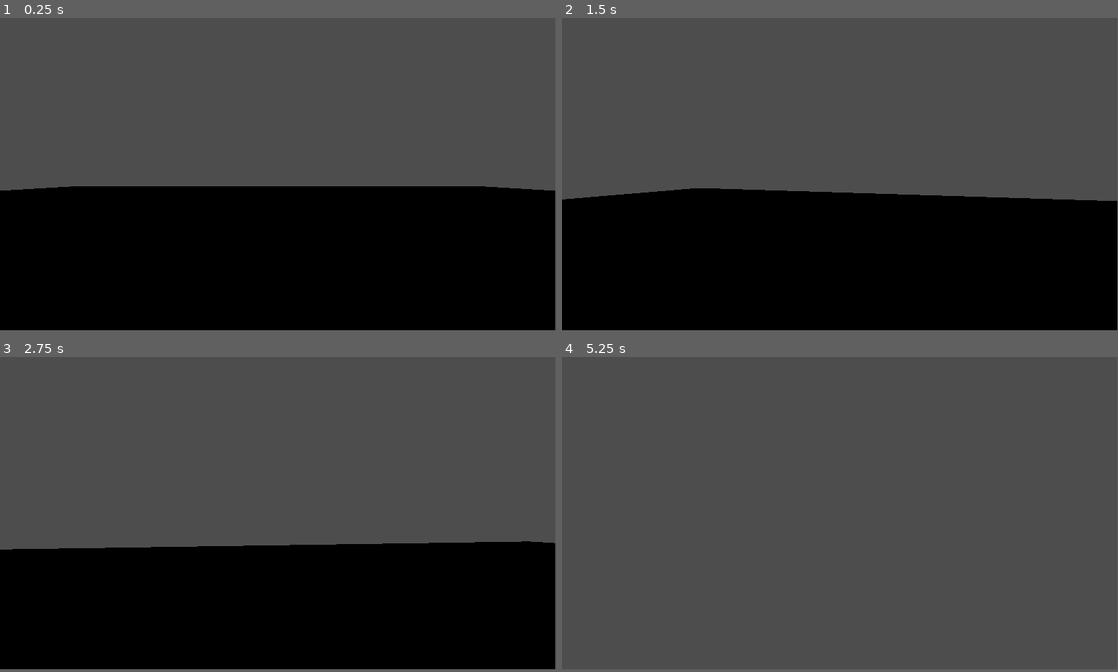
Above: before the commit, frames 1-4 (two rows, left to right).
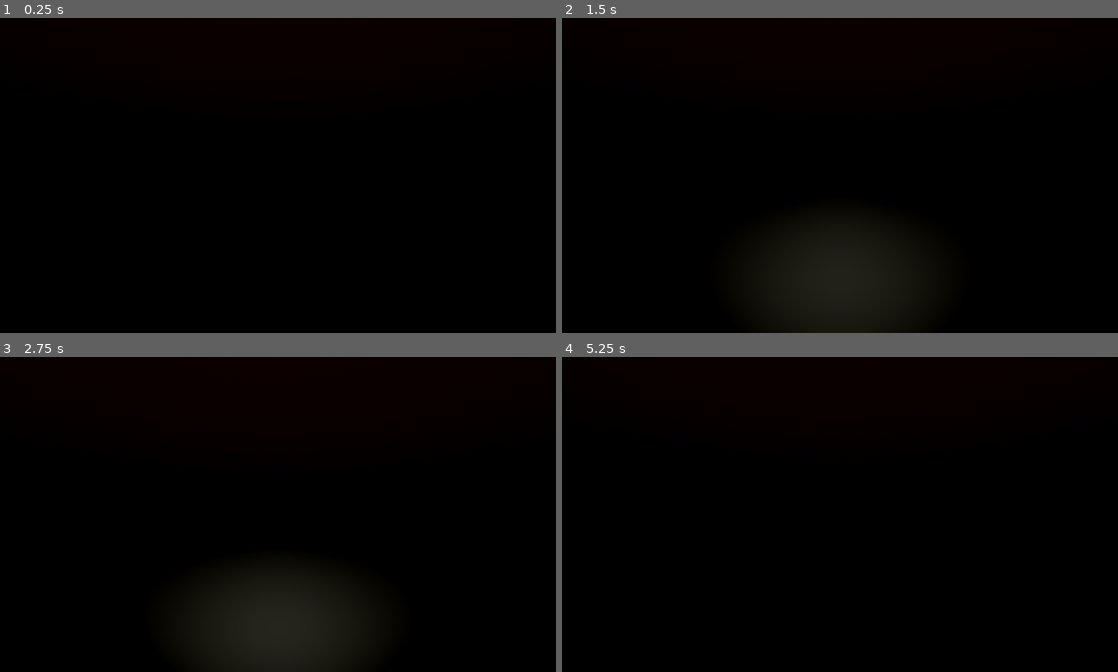
Above: after the commit, the same moments.

Repository: AleksandarHaralanov/godot-horror-playtest
Game: Godot game, scene res://scenes/world.tscn
Two runs of this game, one before a commit and one after it. Both use one fixed random seed, a clock stepped at 60 frames per second and the inputs below.
Inputs (mouse positions are in pixels of both pictures, inside the frame that each line leads up to):
- Up to frame 1 (0.25 s): no input
- Up to frame 2 (1.5 s): tap Enter at 0.5 s; move the mouse to (867, 172) at 0.52 s; hold W (forward, bound only before the commit) from 0.53 s (still down); tap F (flashlight, bound only before the commit) at 0.6 s; tap Space (jump) at 0.77 s; move the mouse to (812, 175) at 1.27 s; tap Ctrl (crouch) at 1.35 s
- Up to frame 3 (2.75 s): keep holding W (forward, bound only before the commit); tap Space (jump) at 1.52 s; tap F (flashlight, bound only before the commit) at 1.55, 2.1 s; move the mouse to (289, 508) at 2.02 s
- Up to frame 4 (5.25 s): keep holding W (forward, bound only before the commit); move the mouse to (834, 517) at 2.77 s; tap Shift (sprint) at 2.85 s; tap Space (jump) at 3.02, 3.77, 4.52 s; tap F (flashlight, bound only before the commit) at 3.05, 3.6, 4.55, 5.1 s; move the mouse to (878, 517) at 3.52 s; move the mouse to (795, 508) at 4.27 s; tap Ctrl (crouch) at 4.35 s; move the mouse to (845, 514) at 5.02 s
The window is 799x449 before the commit and 800x453 after it. Grey fills any space a smaller window leaves; there, only what the larger window draws over its background counts as a difference.

The runs differ from the first frame. In frame 1, 54% of the frame differs, in the area x 0-100%, y 0-55%; in frame 2, 61%; in frame 3, 65%; in frame 4, 99%, in the area x 0-100%, y 0-100%.

Commit message:
Organize folders and files, add world environment, rename input maps, add flashlight lerp and sound fx

Diff:
--- a/project.godot
+++ b/project.godot
@@ -13,26 +13,32 @@
 config/name="Godot Horror Playtest"
 run/main_scene="res://scenes/world.tscn"
 config/features=PackedStringArray("4.3", "Forward Plus")
-config/icon="res://icon.svg"
+config/icon="res://assets/icon.svg"
+
+[display]
+
+window/size/viewport_width=1270
+window/size/viewport_height=720
+window/size/mode=3
 
 [input]
 
-forward={
+move_forward={
 "deadzone": 0.5,
 "events": [Object(InputEventKey,"resource_local_to_scene":false,"resource_name":"","device":-1,"window_id":0,"alt_press …(192 unchanged characters)…
 ]
 }
-backward={
+move_backward={
 "deadzone": 0.5,
 "events": [Object(InputEventKey,"resource_local_to_scene":false,"resource_name":"","device":-1,"window_id":0,"alt_press …(192 unchanged characters)…
 ]
 }
-left={
+move_left={
 "deadzone": 0.5,
 "events": [Object(InputEventKey,"resource_local_to_scene":false,"resource_name":"","device":-1,"window_id":0,"alt_press …(191 unchanged characters)…
 ]
 }
-right={
+move_right={
 "deadzone": 0.5,
 "events": [Object(InputEventKey,"resource_local_to_scene":false,"resource_name":"","device":-1,"window_id":0,"alt_press …(192 unchanged characters)…
 ]
@@ -52,8 +58,13 @@
 "events": [Object(InputEventKey,"resource_local_to_scene":false,"resource_name":"","device":-1,"window_id":0,"alt_press …(195 unchanged characters)…
 ]
 }
-flashlight={
+toggle_flashlight={
 "deadzone": 0.5,
 "events": [Object(InputEventKey,"resource_local_to_scene":false,"resource_name":"","device":-1,"window_id":0,"alt_press …(192 unchanged characters)…
 ]
 }
+interact={
+"deadzone": 0.5,
+"events": [Object(InputEventKey,"resource_local_to_scene":false,"resource_name":"","device":-1,"window_id":0,"alt_pressed":false,"shift_pressed":false,"ctrl_pressed":false,"meta_pressed":false,"pressed":false,"keycode":0,"physical_keycode":69,"key_label":0,"unicode":101,"location":0,"echo":false,"script":null)
+]
+}
--- a/scenes/player.tscn
+++ b/scenes/player.tscn
@@ -1,8 +1,10 @@
-[gd_scene load_steps=6 format=3 uid="uid://dtrykwk7pmyk5"]
+[gd_scene load_steps=8 format=3 uid="uid://dtrykwk7pmyk5"]
 
 [ext_resource type="Script" path="res://scripts/player/player.gd" id="1_3sq64"]
 [ext_resource type="Script" path="res://scripts/player/camera.gd" id="2_v68vc"]
 [ext_resource type="Script" path="res://scripts/player/flashlight.gd" id="3_ivbhy"]
+[ext_resource type="AudioStream" uid="uid://4tcte7th86xk" path="res://assets/sounds/effects/player/flashlight_on.wav" id="4_wnlan"]
+[ext_resource type="AudioStream" uid="uid://cgbriio4c2pws" path="res://assets/sounds/effects/player/flashlight_off.wav" id="5_0ve23"]
 
 [sub_resource type="CapsuleShape3D" id="CapsuleShape3D_6ils4"]
 
@@ -25,7 +27,15 @@
 [node name="Camera" type="Camera3D" parent="Head"]
 
 [node name="Flashlight" type="SpotLight3D" parent="Head"]
-transform = Transform3D(1, 0, 0, 0, 1, 0, 0, 0, 1, 0, 0, -0.5)
-light_color = Color(1, 1, 0.772549, 1)
-spot_angle = 20.0
+light_color = Color(1, 1, 0.86, 1)
+light_energy = 0.0
+light_volumetric_fog_energy = 0.1
+spot_range = 100.0
+spot_angle_attenuation = 3.605
 script = ExtResource("3_ivbhy")
+
+[node name="ToggleOff" type="AudioStreamPlayer3D" parent="Head/Flashlight"]
+stream = ExtResource("5_0ve23")
+
+[node name="ToggleOn" type="AudioStreamPlayer3D" parent="Head/Flashlight"]
+stream = ExtResource("4_wnlan")
--- a/scenes/world.tscn
+++ b/scenes/world.tscn
@@ -1,8 +1,33 @@
-[gd_scene load_steps=2 format=3 uid="uid://cvt6nqbtodtjm"]
+[gd_scene load_steps=5 format=3 uid="uid://cvt6nqbtodtjm"]
 
 [ext_resource type="PackedScene" uid="uid://dtrykwk7pmyk5" path="res://scenes/player.tscn" id="1_euj77"]
 
+[sub_resource type="ProceduralSkyMaterial" id="ProceduralSkyMaterial_kblnk"]
+sky_top_color = Color(0.128201, 0.0836061, 0.0124793, 1)
+sky_horizon_color = Color(0, 0, 0, 1)
+ground_bottom_color = Color(0, 0, 0, 1)
+ground_horizon_color = Color(0, 0, 0, 1)
+
+[sub_resource type="Sky" id="Sky_07x2p"]
+sky_material = SubResource("ProceduralSkyMaterial_kblnk")
+
+[sub_resource type="Environment" id="Environment_wei87"]
+background_mode = 2
+sky = SubResource("Sky_07x2p")
+tonemap_mode = 3
+sdfgi_enabled = true
+volumetric_fog_enabled = true
+volumetric_fog_albedo = Color(0.611765, 0.611765, 0.611765, 1)
+volumetric_fog_emission = Color(0.121649, 0.0793508, 0.0308107, 1)
+volumetric_fog_length = 128.0
+adjustment_enabled = true
+
 [node name="World" type="Node3D"]
+
+[node name="Environment" type="Node3D" parent="."]
+
+[node name="WorldEnvironment" type="WorldEnvironment" parent="Environment"]
+environment = SubResource("Environment_wei87")
 
 [node name="Stage" type="Node3D" parent="."]
 
--- a/scripts/player/flashlight.gd
+++ b/scripts/player/flashlight.gd
@@ -1,6 +1,21 @@
 extends SpotLight3D
 
 
+var toggle: bool = false
+var target_energy: float = 0.0
+
+@onready var toggle_off = $ToggleOff
+@onready var toggle_on = $ToggleOn
+
 func _input(_event: InputEvent) -> void:
-	if Input.is_action_just_pressed("flashlight"):
-		visible = !visible
+	if Input.is_action_just_pressed("toggle_flashlight"):
+		if toggle:
+			target_energy = 0.0
+			toggle_off.play()
+		else:
+			target_energy = 4.0
+			toggle_on.play()
+		toggle = !toggle
+
+func _process(delta: float) -> void:
+	light_energy = lerp(light_energy, target_energy, delta * 10)
--- a/scripts/player/player.gd
+++ b/scripts/player/player.gd
@@ -22,7 +22,7 @@
 	if Input.is_action_just_pressed("jump") and is_on_floor():
 		velocity.y = JUMP_VELOCITY
 
-	var input_dir := Input.get_vector("left", "right", "forward", "backward")
+	var input_dir := Input.get_vector("move_left", "move_right", "move_forward", "move_backward")
 	var direction := (transform.basis * Vector3(input_dir.x, 0, input_dir.y)).normalized()
 	if direction:
 		velocity.x = direction.x * current_speed
Renamed: icon.svg -> assets/icon.svg
Not shown, changed: assets/icon.svg.import
Not shown, added: assets/sounds/effects/player/flashlight_off.wav.import
Not shown, added: assets/sounds/effects/player/flashlight_on.wav.import
Not shown, added: assets/sounds/effects/player/flashlight_off.wav
Not shown, added: assets/sounds/effects/player/flashlight_on.wav
